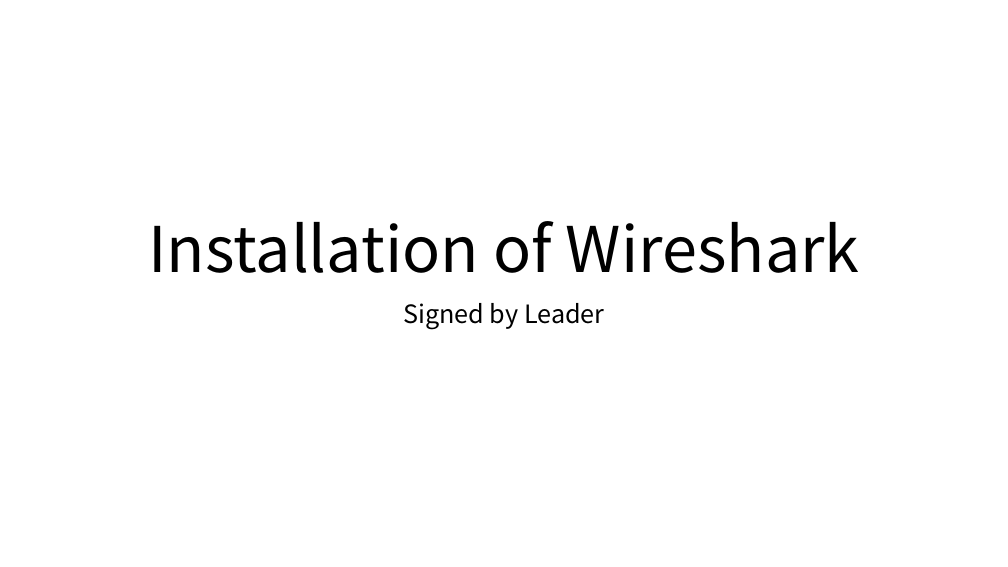
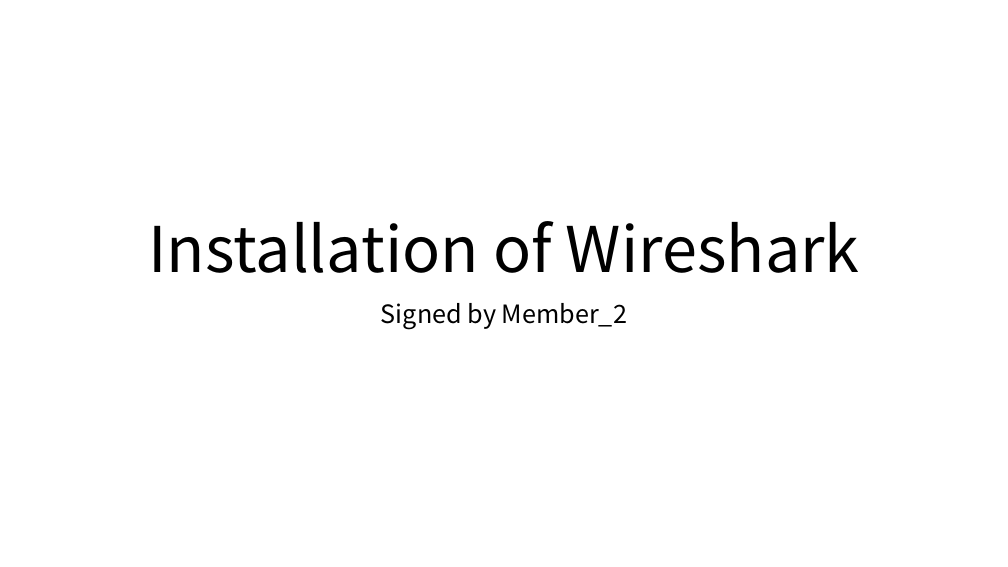
Before and after one commit to yesman9692/Wireshark, a slide deck: slide 1 of Installation of Wireshark.pptx. Drawn at 1008x567 pixels with LibreOffice and Linux fonts; fonts in the diff are those of the drawing. Boxes give left, top, right and bottom in pixels: in the first picture for what was removed or moved away, otherwise in the second. Text is boxed around its words. In the diff, an @@ line names an element or a change of style, - is before the commit and + after.

Commit message:
멤버2인트로변경

```diff
--- a/Installation of Wireshark.pptx
+++ b/Installation of Wireshark.pptx
@@ subtitle at bbox=[381, 303, 627, 330]: text changed @@
-Signed by Leader
+Signed by Member_2
```
